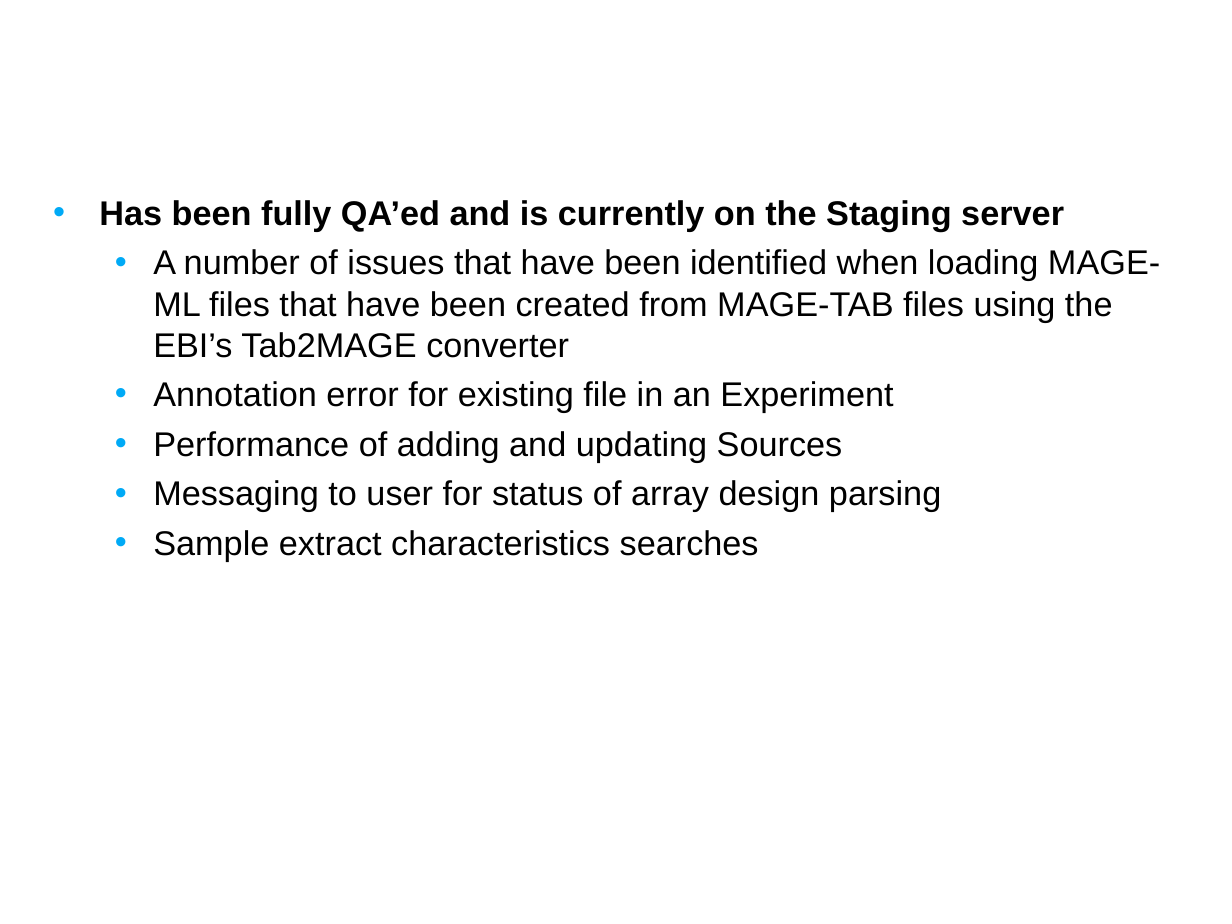
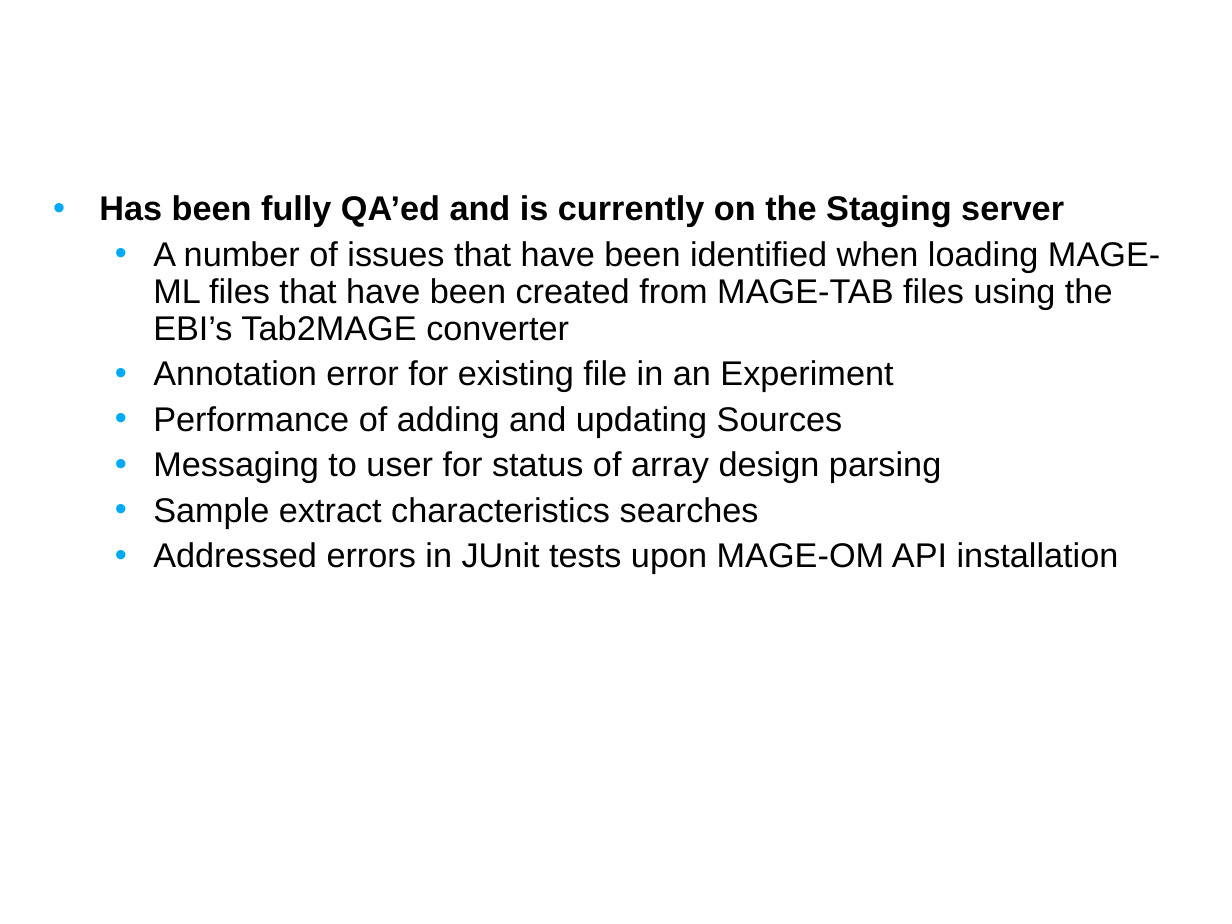
Before and after one commit to NCIP/caarray-docs, a slide deck: slide 3 of project_management/open_meetings/caArray User Community Meeting Oct17.ppt. Drawn at 1232x924 pixels with LibreOffice and Linux fonts; fonts in the diff are those of the drawing; background and template pictures are left out. Boxes give left, top, right and bottom in pixels: in the first picture for what was removed or moved away, otherwise in the second. Text is boxed around its words. In the diff, an @@ line names an element or a change of style, - is before the commit and + after.

```diff
--- a/project_management/open_meetings/caArray User Community Meeting Oct17.ppt
+++ b/project_management/open_meetings/caArray User Community Meeting Oct17.ppt
@@ text at box(99, 195, 1160, 528): line spacing 1 to 0.9 @@
@@ text at box(153, 542, 1119, 574): paragraph added @@
+  • Addressed errors in JUnit tests upon MAGE-OM API installation
```
Also in this commit, not shown: 2 other slides changed, 1 slide added, 2 slides removed.
